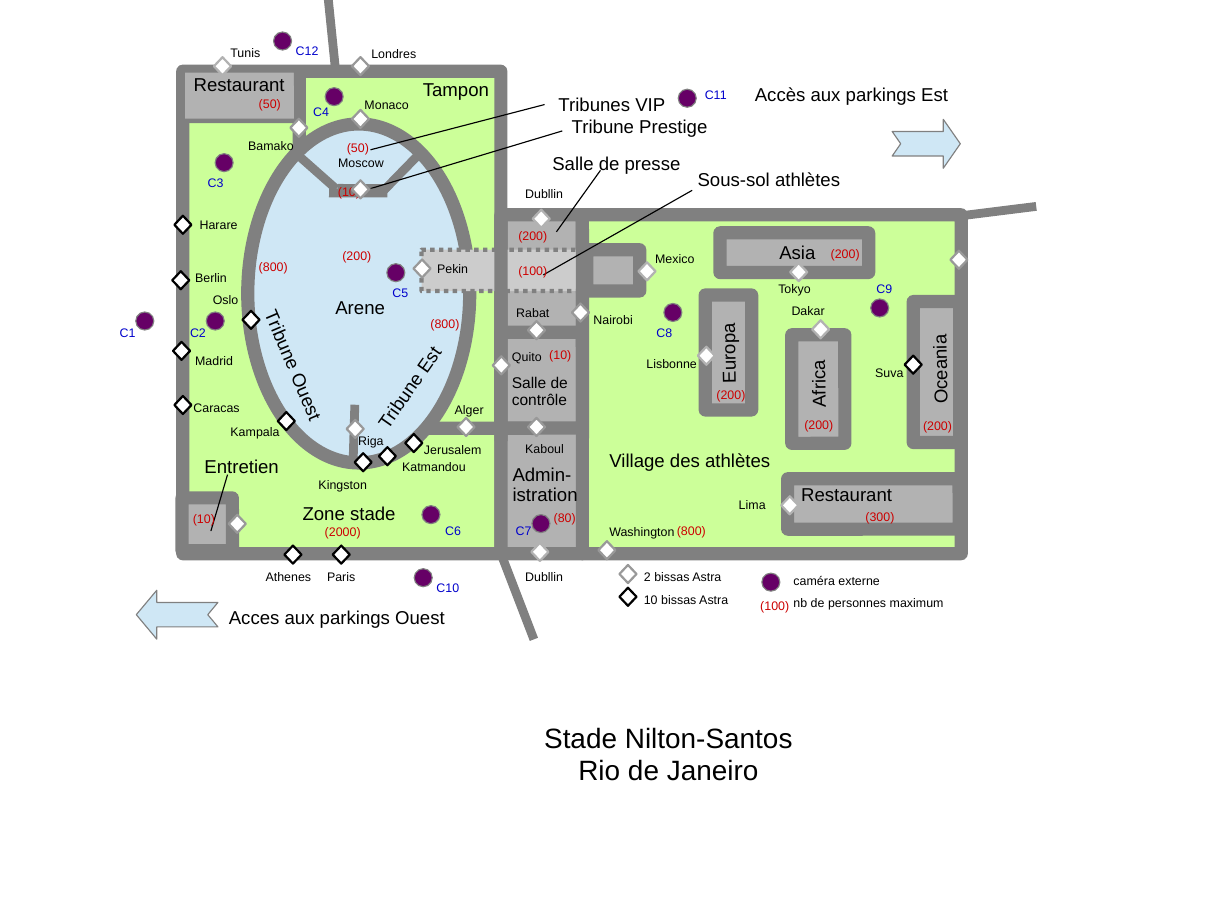
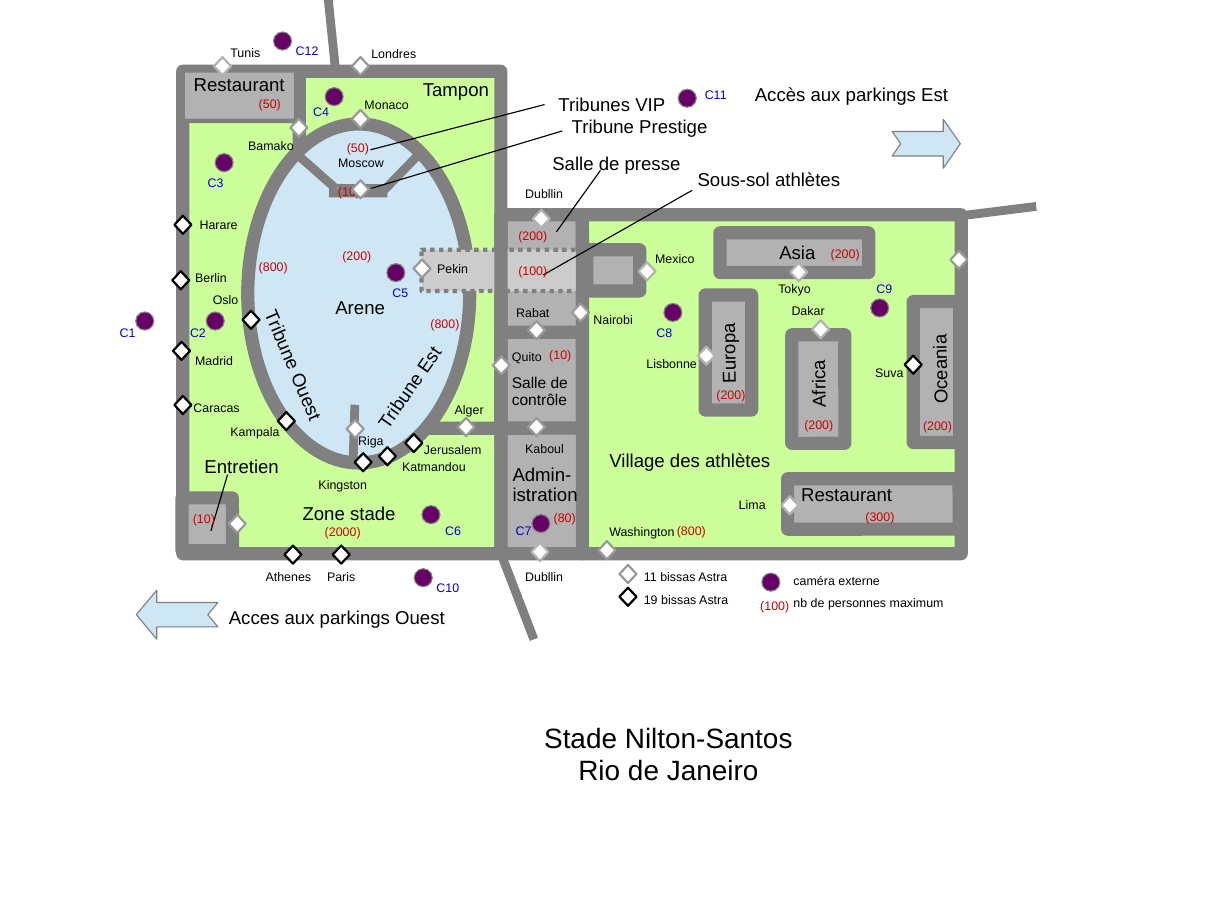
Before and after one commit to cyrilled/iAccess, a slide deck: slide 1 of source/res/media/CyberBatiment.pptx. Drawn at 1232x924 pixels with LibreOffice and Linux fonts; fonts in the diff are those of the drawing. Boxes give left, top, right and bottom in pixels: in the first picture for what was removed or moved away, otherwise in the second. Text is boxed around its words. In the diff, an @@ line names an element or a change of style, - is before the commit and + after.

```diff
--- a/source/res/media/CyberBatiment.pptx
+++ b/source/res/media/CyberBatiment.pptx
@@ text at [644,595,728,604]: text changed @@
-10 bissas Astra
+19 bissas Astra
@@ text at [644,572,727,581]: text changed @@
-2 bissas Astra
+11 bissas Astra
```
Also in this commit, not shown: 32 other files.
